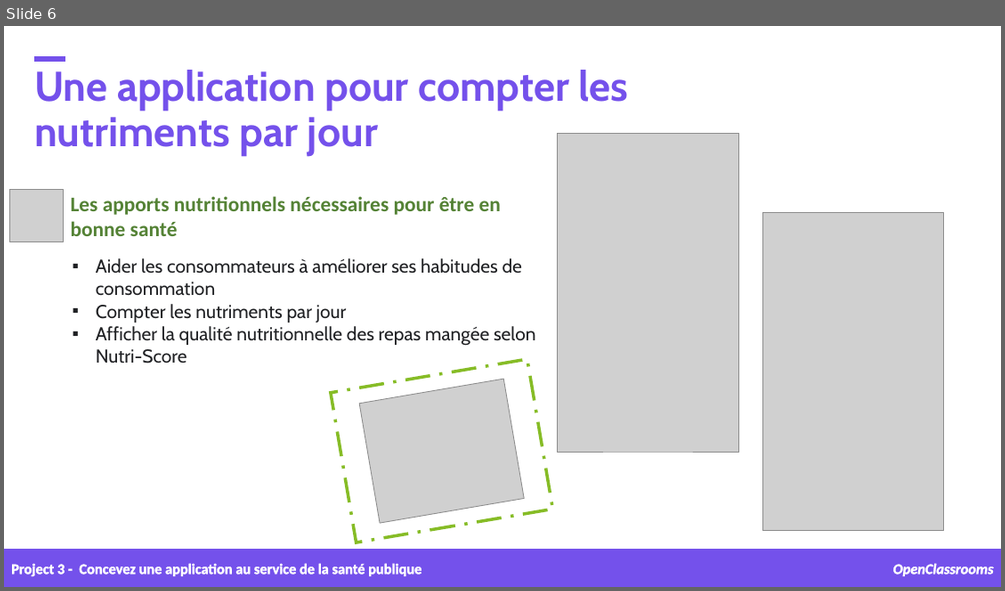
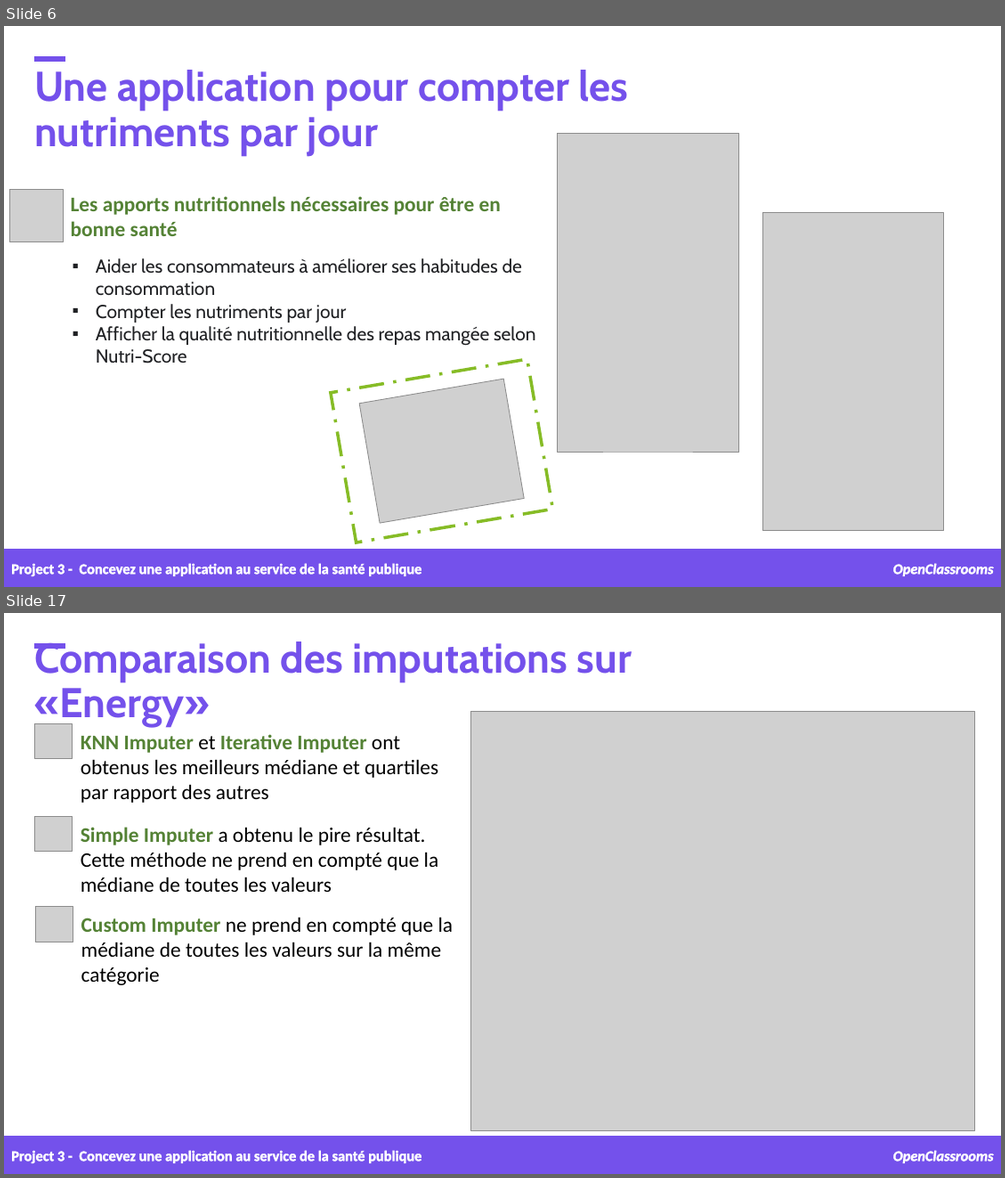
Before and after one commit to samirhinojosa/OC-P3-design-application-public-health, a slide deck: supports/P3_02_presentation.pptx. Shown one above the other, each under a label of ours: slide 6 before the commit, slides 6 and 17 after it; the slides between them are not shown. The pictures are 1005x591 and 1005x1178 pixels, drawn with LibreOffice and Linux fonts; fonts in the diff are those of the drawing; grey boxes stand for pictures; background and template pictures are left out. Boxes give left, top, right and bottom in pixels: in the first picture for what was removed or moved away, otherwise in the second. Text is boxed around its words. In the diff, an @@ line names an element or a change of style, - is before the commit and + after.

```diff
--- a/supports/P3_02_presentation.pptx
+++ b/supports/P3_02_presentation.pptx
@@ slide 17 added at bbox=[4, 613, 1001, 1174], background picture (left out) @@
@@ text added at bbox=[34, 641, 631, 728], 40 pt, text #7451EB, bold @@
+Comparaison des imputations sur «Energy»
@@ rectangle added at bbox=[34, 643, 65, 648], fill #7451EB, outline #7451EB 1 pt @@
@@ picture added at bbox=[471, 711, 975, 1130] @@
@@ picture added at bbox=[34, 723, 72, 759] @@
@@ text added at bbox=[81, 734, 438, 803], 20 pt, text #000000 @@
+KNN Imputer et Iterative Imputer ont obtenus les meilleurs médiane et quartiles par rapport des autres
@@ picture added at bbox=[34, 817, 72, 852] @@
@@ text added at bbox=[81, 827, 439, 892], 20 pt, text #000000 @@
+Simple Imputer a obtenu le pire résultat.
+Cette méthode ne prend en compté que la médiane de toutes les valeurs
@@ picture added at bbox=[35, 907, 73, 942] @@
@@ text added at bbox=[81, 916, 453, 985], 20 pt, text #000000 @@
+Custom Imputer ne prend en compté que la médiane de toutes les valeurs sur la même catégorie
@@ rectangle added at bbox=[4, 1136, 1001, 1174], fill #7451EB, outline #7451EB 1 pt @@
@@ text added at bbox=[11, 1150, 421, 1163], 14 pt, text #FFFFFF, bold @@
+Project 3 - Concevez une application au service de la santé publique
@@ text added at bbox=[893, 1150, 994, 1163], 14 pt, text #FFFFFF, bold, italic @@
+OpenClassrooms
```
Also in this commit, not shown: 4 slides changed, 17 other slides added, 1 slide removed, 3 other files.
